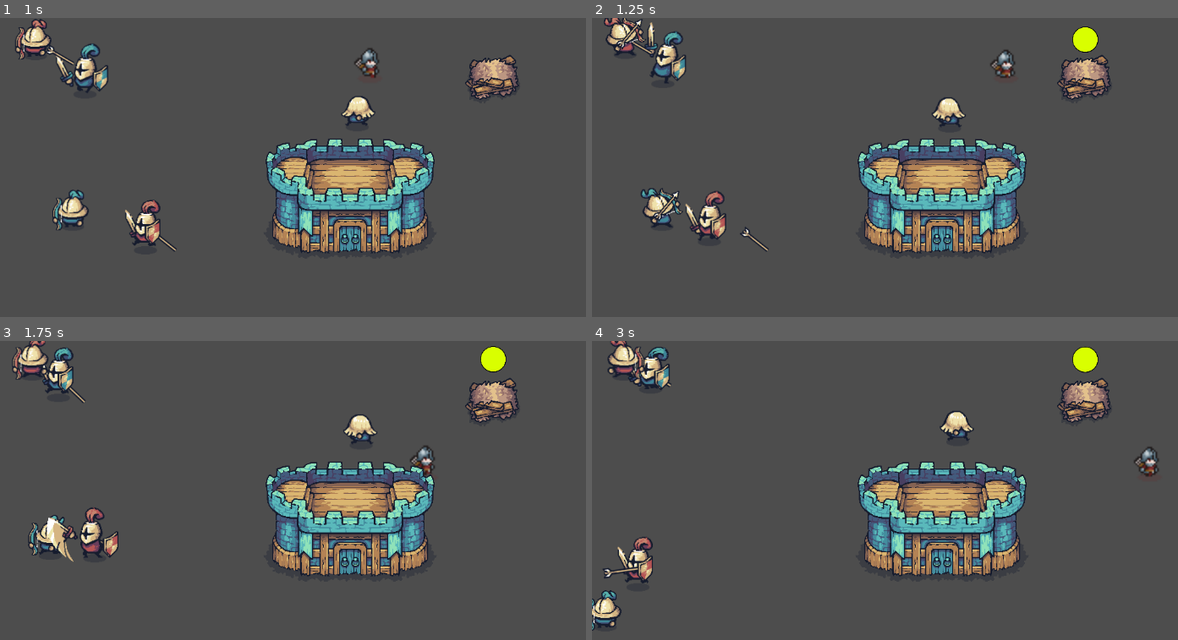
Above: before the commit, frames 1-4 (two rows, left to right).
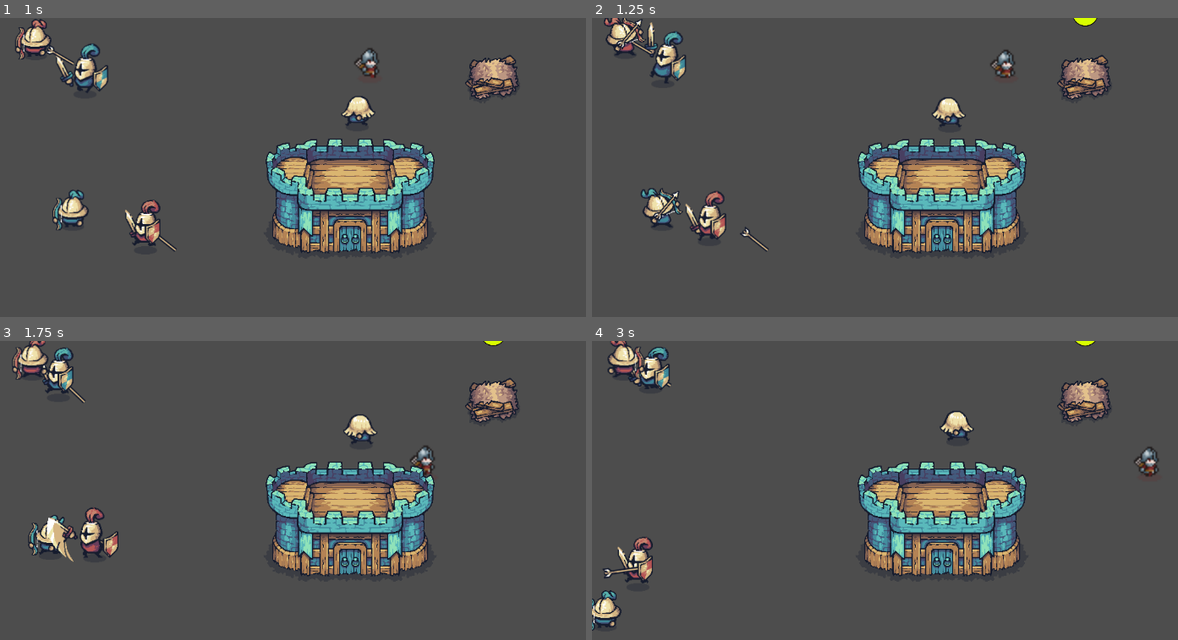
Above: after the commit, the same moments.

Repository: achotai2/battle-game-2D-proto
Game: Godot game, scene res://Scenes/main.tscn
Two runs of this game, one before a commit and one after it. Both use one fixed random seed, a clock stepped at 60 frames per second and the inputs below.
Inputs (mouse positions are in pixels of both pictures, inside the frame that each line leads up to):
- Up to frame 1 (1 s): move the mouse to (486, 188) at 0.52 s; hold Right (move_right) from 0.53 s (still down); tap Ctrl (attack) at 0.6 s
- Up to frame 2 (1.25 s): keep holding Right (move_right)
- Up to frame 3 (1.75 s): move the mouse to (205, 550) at 1.27 s; release Right (move_right) at 1.28 s; hold S (move_down) from 1.28 s (still down); click (205, 550) at 1.35 s
- Up to frame 4 (3 s): move the mouse to (996, 448) at 2.02 s; release S (move_down) at 2.03 s; hold Right (move_right) 2.03-2.78 s; tap Space (interact) at 2.1 s; move the mouse to (896, 607) at 2.77 s; hold W (move_up) from 2.78 s (still down); tap Ctrl (attack) at 2.85 s

Frame 1 is identical in both runs. In frame 2, 0.4% of the frame differs, in the area x 81-87%, y 0-12%; in frame 3, 0.4%; in frame 4, 0.4%.

Commit message:
Updated marker position for interactable.

Diff:
--- a/Scenes/interactable.tscn
+++ b/Scenes/interactable.tscn
@@ -17,4 +17,4 @@
 debug_color = Color(0.099311404, 0.6314879, 0.42991528, 0.41960785)
 
 [node name="PromptAnchor" type="Marker2D" parent="."]
-position = Vector2(0, -78)
+position = Vector2(0, -123)
